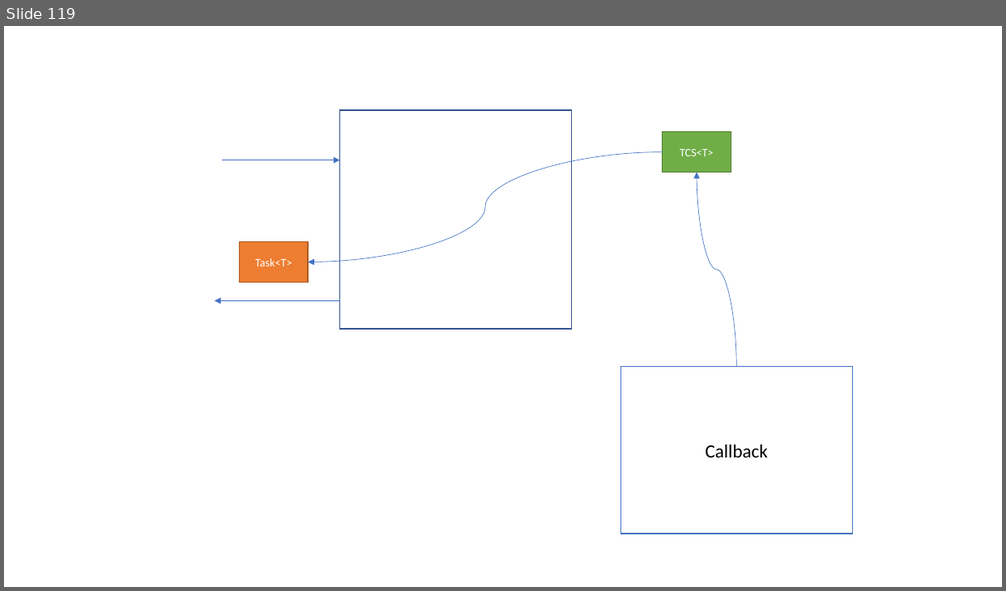
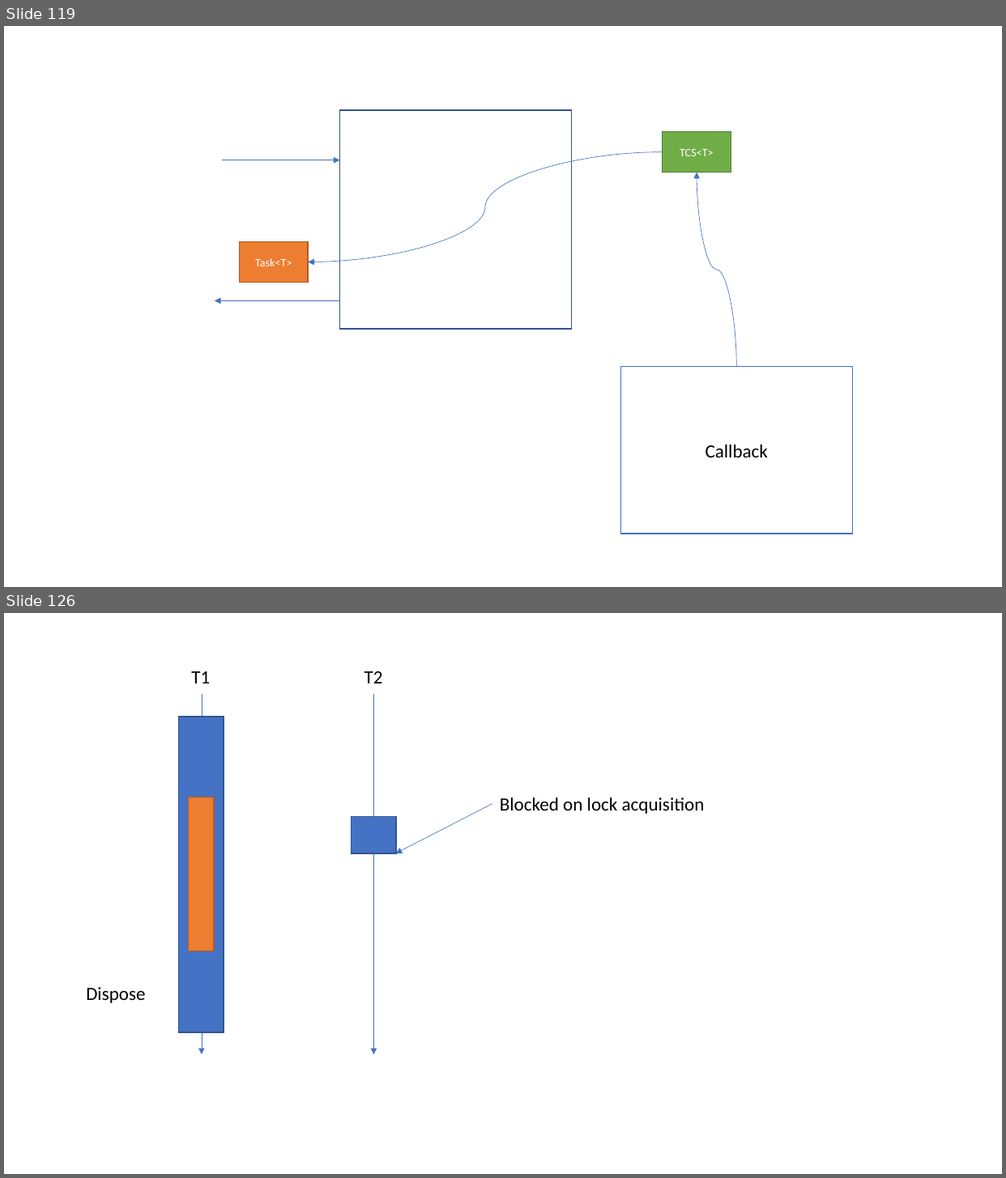
Before and after one commit to isel-leic-pc/s2021v-li51n, a slide deck: docs/threads.pptx. Shown one above the other, each under a label of ours: slide 119 before the commit, slides 119 and 126 after it; the slides between them are not shown. The pictures are 1006x591 and 1006x1178 pixels, drawn with LibreOffice and Linux fonts; fonts in the diff are those of the drawing. Boxes give left, top, right and bottom in pixels: in the first picture for what was removed or moved away, otherwise in the second. Text is boxed around its words. In the diff, an @@ line names an element or a change of style, - is before the commit and + after.

```diff
--- a/docs/threads.pptx
+++ b/docs/threads.pptx
@@ slide 126 added at [4,613,1002,1174], background #FFFFFF @@
@@ text added at [191,671,210,683], 18 pt, text #000000 @@
+T1
@@ text added at [364,671,383,683], 18 pt, text #000000 @@
+T2
@@ arrow added from (202, 694) to (202, 1054), #4472C4 0.5 pt @@
@@ arrow added from (374, 694) to (374, 1054), #4472C4 0.5 pt @@
@@ rectangle added at [178,717,224,1033], fill #4472C4, outline #325491 1 pt @@
@@ rectangle added at [188,797,214,952], fill #ED7D31, outline #AF5C24 1 pt @@
@@ arrow added from (492, 804) to (395, 854), #4472C4 0.5 pt @@
@@ text added at [500,798,705,814], 18 pt, text #000000 @@
+Blocked on lock acquisition
@@ rectangle added at [351,816,396,854], fill #4472C4, outline #325491 1 pt @@
@@ text added at [86,987,145,1003], 18 pt, text #000000 @@
+Dispose
```
Also in this commit, not shown: 6 other slides added, 4 other files.
